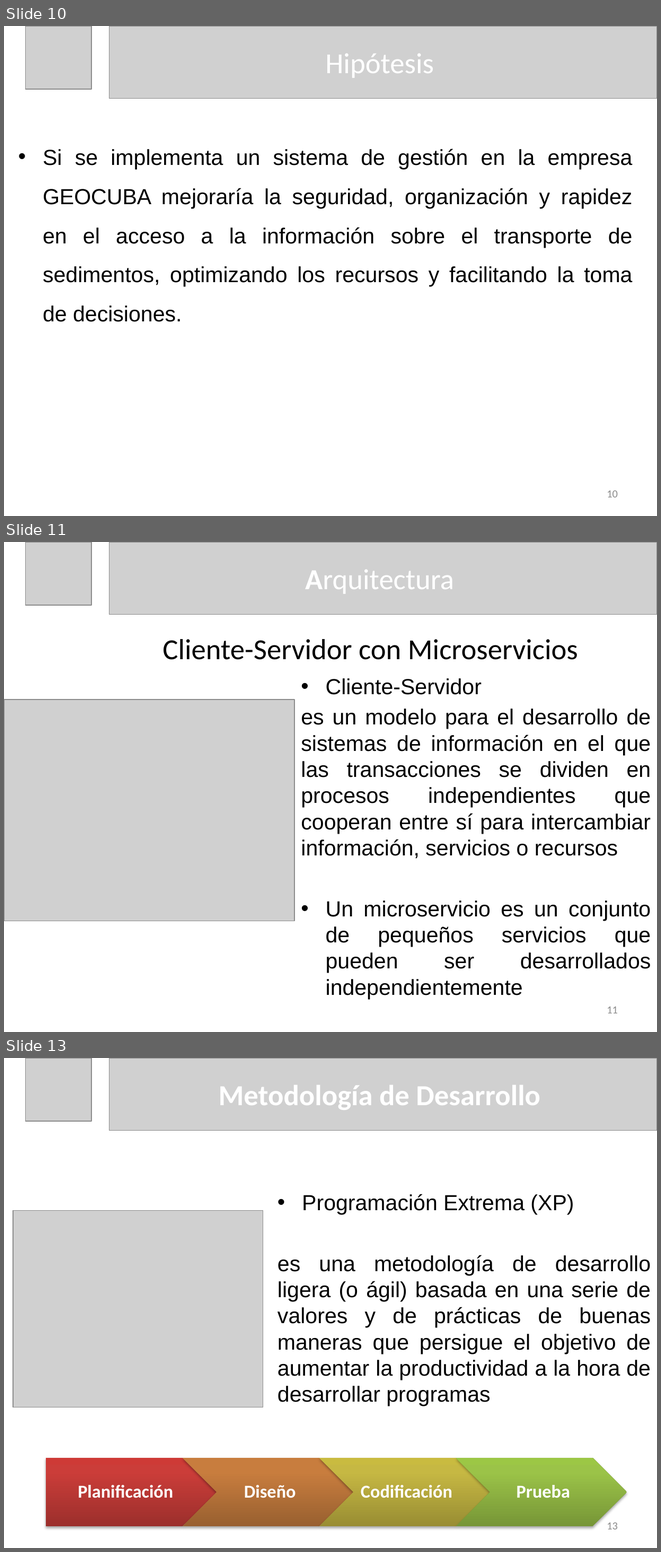
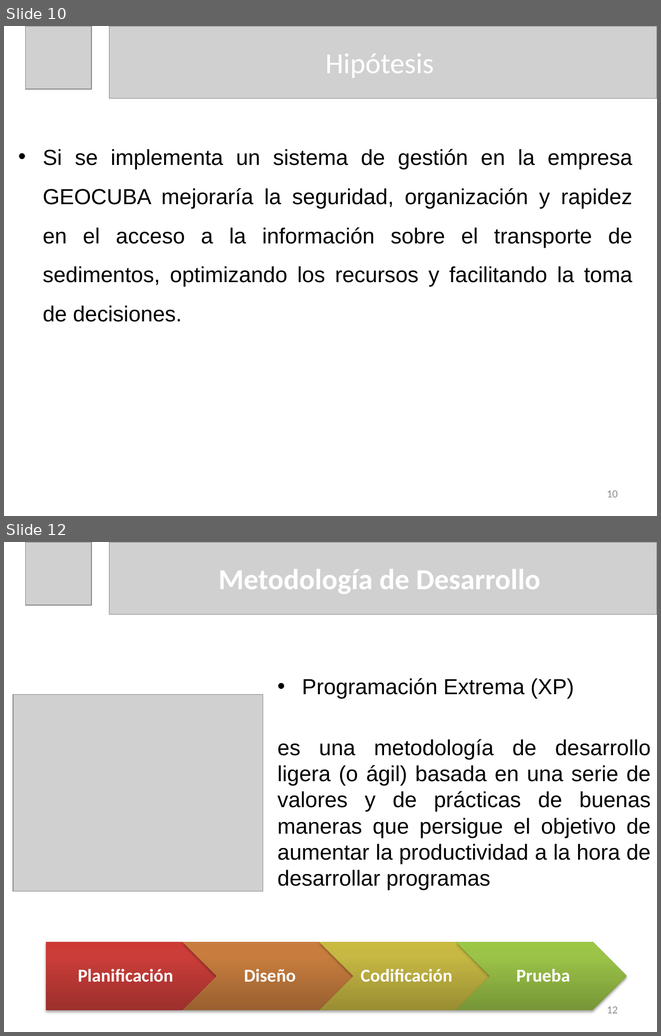
Before and after one commit to dariel-cabrera/MoreCoasts, a slide deck: DOC/Presentacion de Tesis Dariel Cabrera Lopez.pptx. Shown one above the other, each under a label of ours: slides 10, 11 and 13 before the commit, slides 10 and 12 after it; the slides between them are not shown. The pictures are 661x1552 and 661x1036 pixels, drawn with LibreOffice and Linux fonts; fonts in the diff are those of the drawing; grey boxes stand for pictures. Boxes give left, top, right and bottom in pixels: in the first picture for what was removed or moved away, otherwise in the second. Text is boxed around its words. In the diff, an @@ line names an element or a change of style, - is before the commit and + after.

```diff
--- a/DOC/Presentacion de Tesis Dariel Cabrera Lopez.pptx
+++ b/DOC/Presentacion de Tesis Dariel Cabrera Lopez.pptx
@@ slide 11 removed at [4,542,657,1032], background #FFFFFF @@
@@ picture removed at [26,542,91,606] @@
@@ picture removed at [109,542,657,615] @@
@@ title removed at [305,570,454,593] @@
-Arquitectura
@@ text removed at [162,639,578,660] @@
-Cliente-Servidor con Microservicios
@@ text removed at [301,678,651,999] @@
-• Cliente-Servidor
-es un modelo para el desarrollo de sistemas de información en el que las transacciones se dividen en procesos independientes que cooperan entre sí para intercambiar información, servicios o recursos
-• Un microservicio es un conjunto de pequeños servicios que pueden ser desarrollados independientemente
@@ picture removed at [4,699,294,921] @@
@@ page number removed at [607,1006,618,1013] @@
-11
@@ what was slide 13 is now slide 12 @@
@@ page number at [607,1006,618,1013]: text changed @@
-13
+12
```
Also in this commit, not shown: 4 slides changed, 6 slides added, 6 other slides removed, 12 other files.
